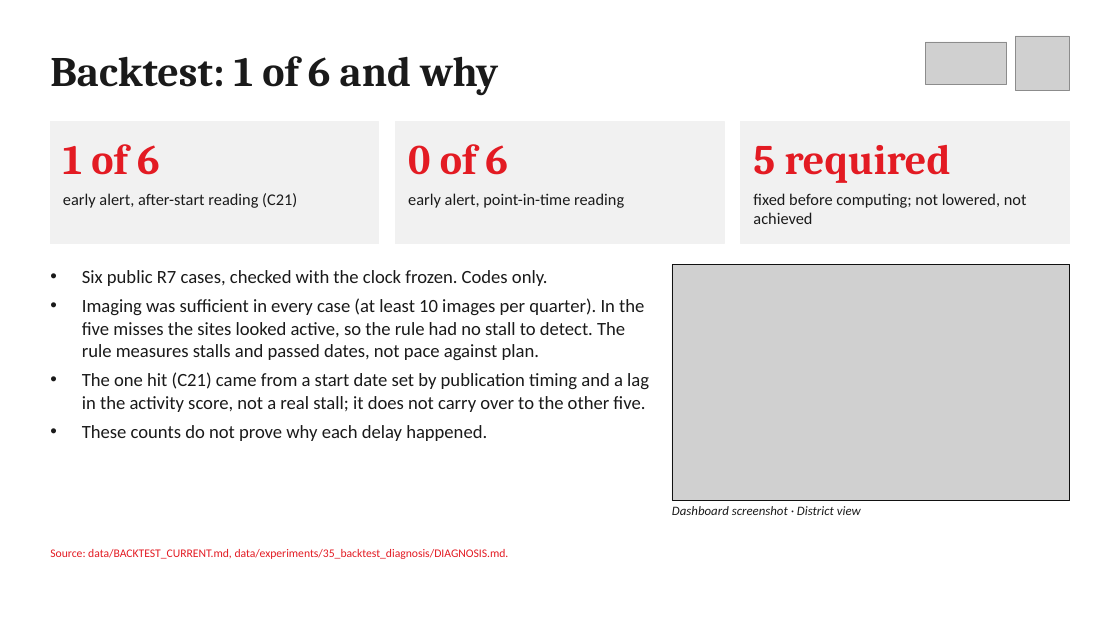
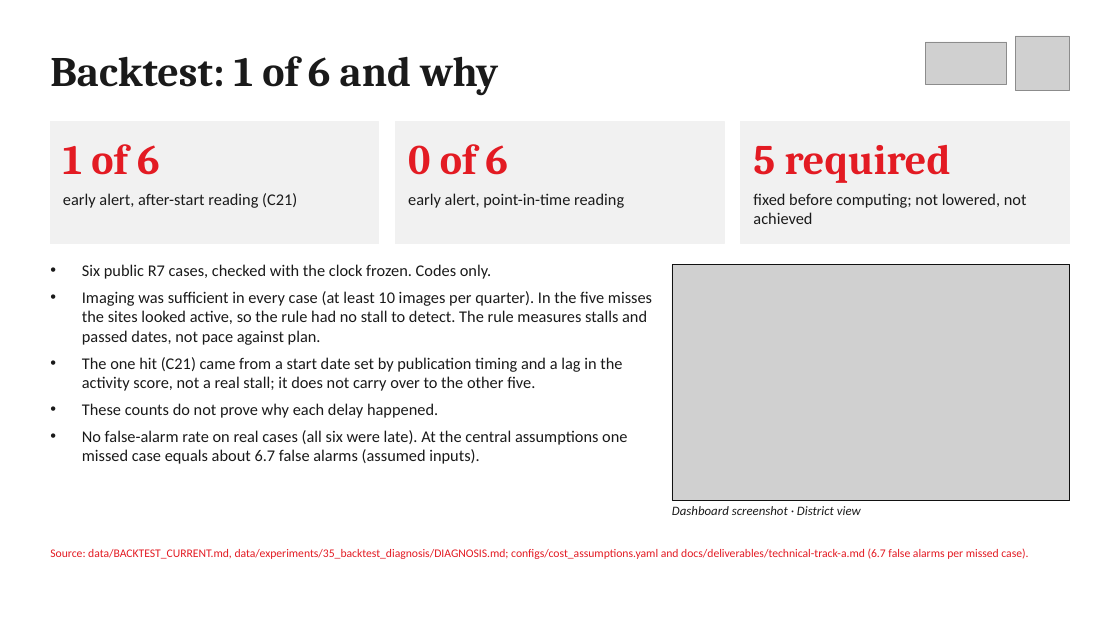
Before and after one commit to elsayedelmandoh/spaceeye-geoai, a slide deck: slide 12 of docs/deliverables/01-presentation/presentation.pptx. Drawn at 1120x630 pixels with LibreOffice and Linux fonts; fonts in the diff are those of the drawing; grey boxes stand for pictures. Boxes give left, top, right and bottom in pixels: in the first picture for what was removed or moved away, otherwise in the second. Text is boxed around its words. In the diff, an @@ line names an element or a change of style, - is before the commit and + after.

Commit message:
docs: rubric audit fixes in deck, transcript and rubric map; talk 14:30 in a 20-minute slot

```diff
--- a/docs/deliverables/01-presentation/presentation.pptx
+++ b/docs/deliverables/01-presentation/presentation.pptx
@@ text at (x1=82, y1=264, x2=652, y2=418): size 16 to 14 pt in "Six public R7 cases, checked with the ...", "Imaging was sufficient in every case (at ...", "The one hit (C21) came from a ...", "These counts do not prove why each ..." @@
@@ text at (x1=82, y1=430, x2=627, y2=464): paragraph added @@
+• No false-alarm rate on real cases (all six were late). At the central assumptions one missed case equals about 6.7 false alarms (assumed inputs).
@@ text at (x1=50, y1=549, x2=1028, y2=559): text changed @@
-Source: data/BACKTEST_CURRENT.md, data/experiments/35_backtest_diagnosis/DIAGNOSIS.md.
+Source: data/BACKTEST_CURRENT.md, data/experiments/35_backtest_diagnosis/DIAGNOSIS.md; configs/cost_assumptions.yaml and docs/deliverables/technical-track-a.md (6.7 false alarms per missed case).
```
Also in this commit, not shown: 9 other slides changed, 5 other files.
